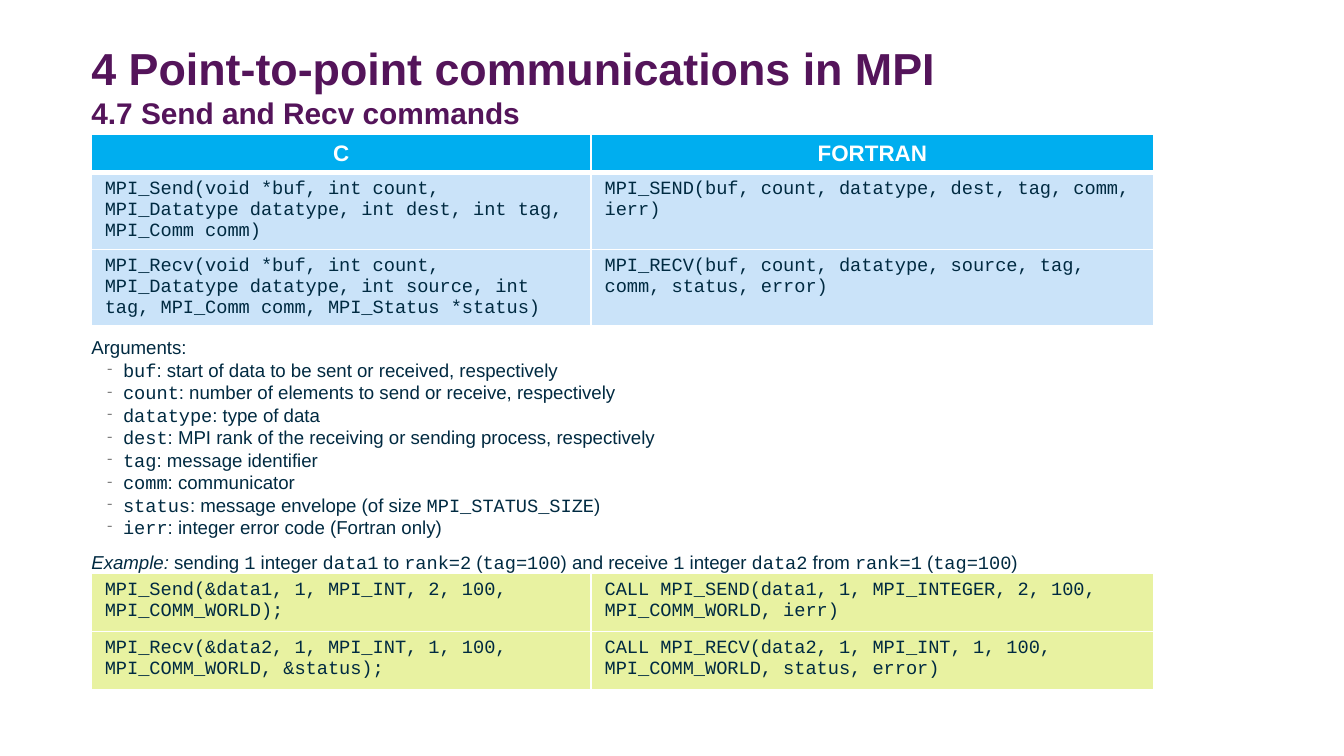
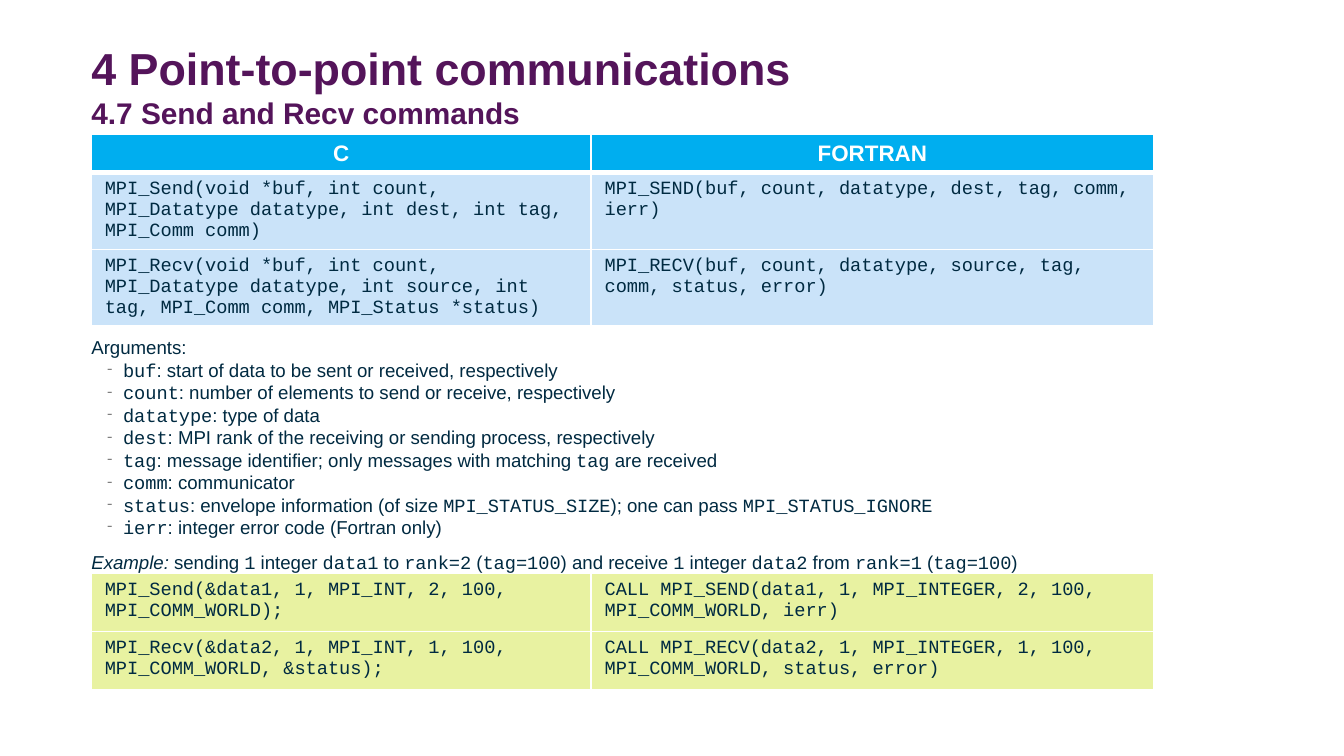
Before and after one commit to DurhamARC-Training/BasicParallelProgramming, a slide deck: slide 43 of OpenMPMPIShortCourse_Spring2026.odp. Drawn at 1344x756 pixels with LibreOffice and Linux fonts; fonts in the diff are those of the drawing; background and template pictures are left out. Boxes give left, top, right and bottom in pixels: in the first picture for what was removed or moved away, otherwise in the second. Text is boxed around its words. In the diff, an @@ line names an element or a change of style, - is before the commit and + after.

```diff
--- a/OpenMPMPIShortCourse_Spring2026.odp
+++ b/OpenMPMPIShortCourse_Spring2026.odp
@@ title at (91, 52, 791, 125): text changed @@
-4 Point-to-point communications in MPI
-4.7 Send and Recv commands
+4 Point-to-point communications
+4.7 Send and Recv commands
@@ text at (123, 453, 717, 471): text changed @@
-  − tag: message identifier
+  − tag: message identifier; only messages with matching tag are received
@@ text at (123, 498, 933, 516): text changed @@
-  − status: message envelope (of size MPI_STATUS_SIZE)
+  − status: envelope information (of size MPI_STATUS_SIZE); one can pass MPI_STATUS_IGNORE
@@ table at (91, 574, 1153, 691) @@
-row 2, column 2: CALL MPI_RECV(data2, 1, MPI_INT, 1, 100, MPI_COMM_WORLD, status, error)
+row 2, column 2: CALL MPI_RECV(data2, 1, MPI_INTEGER, 1, 100, MPI_COMM_WORLD, status, error)
```
Also in this commit, not shown: 41 other slides changed, 2 slides added, 1 other file.
